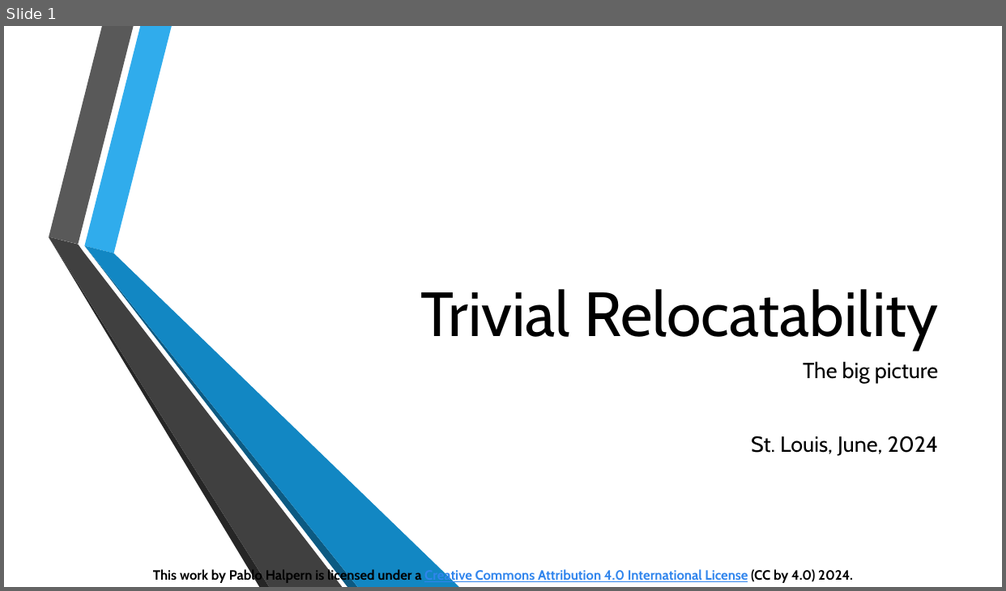
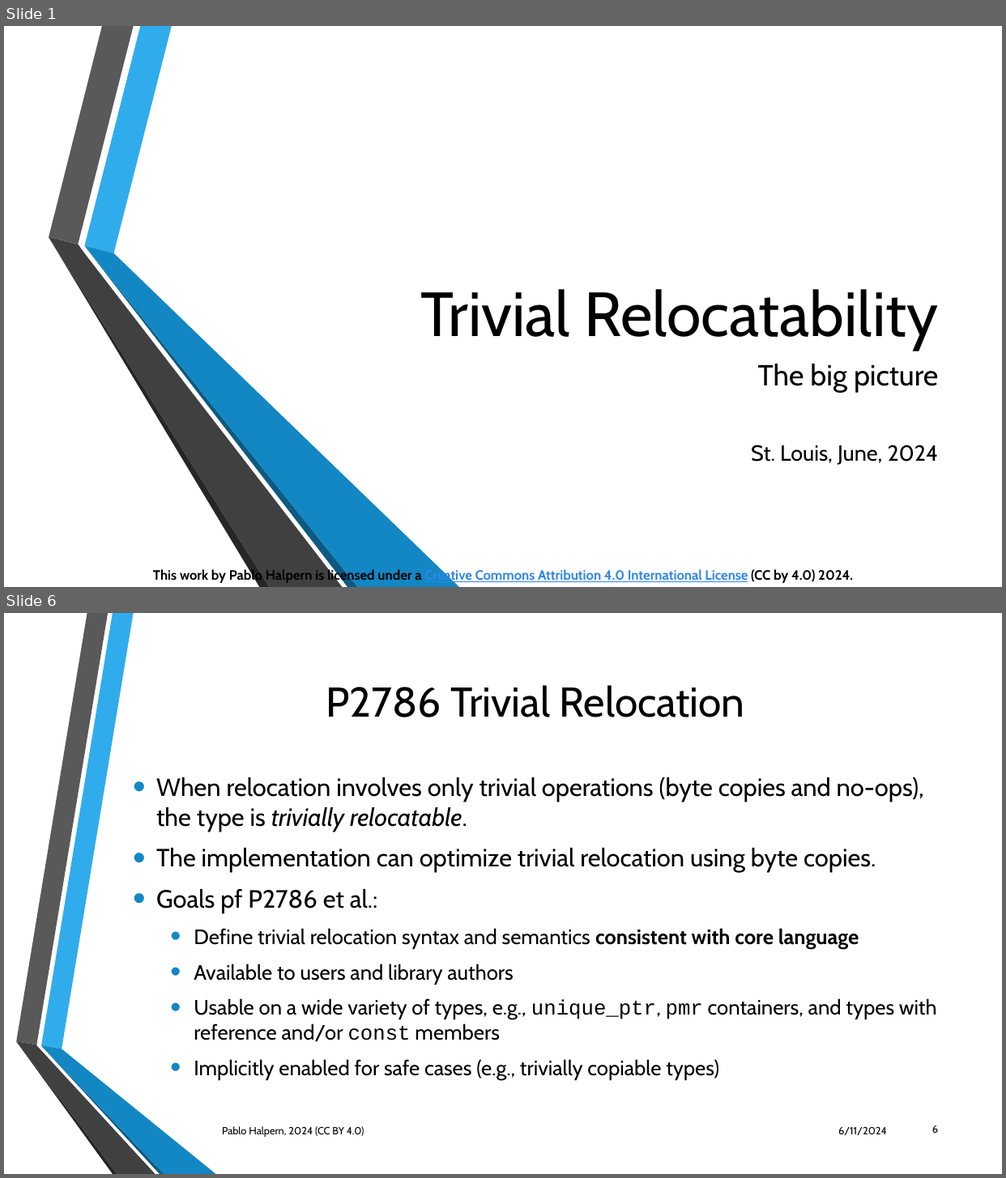
Before and after one commit to phalpern/WG21-halpern, a slide deck: relocate/Trivial Relocation - St. Louis 06-2024.pptx. Shown one above the other, each under a label of ours: slide 1 before the commit, slides 1 and 6 after it; the slides between them are not shown. The pictures are 1006x591 and 1006x1178 pixels, drawn with LibreOffice and Linux fonts; fonts in the diff are those of the drawing; background and template pictures are left out. Boxes give left, top, right and bottom in pixels: in the first picture for what was removed or moved away, otherwise in the second. Text is boxed around its words. In the diff, an @@ line names an element or a change of style, - is before the commit and + after.

Commit message:
First draft of Trivial Relocation presentation

```diff
--- a/relocate/Trivial Relocation - St. Louis 06-2024.pptx
+++ b/relocate/Trivial Relocation - St. Louis 06-2024.pptx
@@ slide 6 added at (x1=4, y1=613, x2=1002, y2=1174), background picture (left out) @@
@@ title added at (x1=326, y1=685, x2=745, y2=717), 40 pt, text #000000 @@
+P2786 Trivial Relocation
@@ text added at (x1=156, y1=777, x2=937, y2=1080), 20 pt, text #000000 @@
+• When relocation involves only trivial operations (byte copies and no-ops), the type is trivially relocatable.
+• The implementation can optimize trivial relocation using byte copies.
+• Goals pf P2786 et al.:
+  • Define trivial relocation syntax and semantics consistent with core language
+  • Available to users and library authors
+  • Usable on a wide variety of types, e.g., unique_ptr, pmr containers, and types with reference and/or const members
+  • Implicitly enabled for safe cases (e.g., trivially copiable types)
@@ group added at (x1=16, y1=613, x2=216, y2=1174): 6 freeform shapes @@
@@ text added at (x1=222, y1=1127, x2=364, y2=1137), 10 pt, text #000000 @@
+Pablo Halpern, 2024 (CC BY 4.0)
@@ text added at (x1=838, y1=1127, x2=887, y2=1135), 10 pt, text #000000 @@
+6/11/2024
@@ page number added at (x1=932, y1=1126, x2=938, y2=1133), 10 pt, text #000000 @@
+6
@@ slide 1 changed as well @@
@@ subtitle at (x1=758, y1=364, x2=938, y2=393): size 21 to 28 pt in "The big picture"; more space between paragraphs @@
```
Also in this commit, not shown: 9 other slides changed, 34 other slides added, 2 other files.
